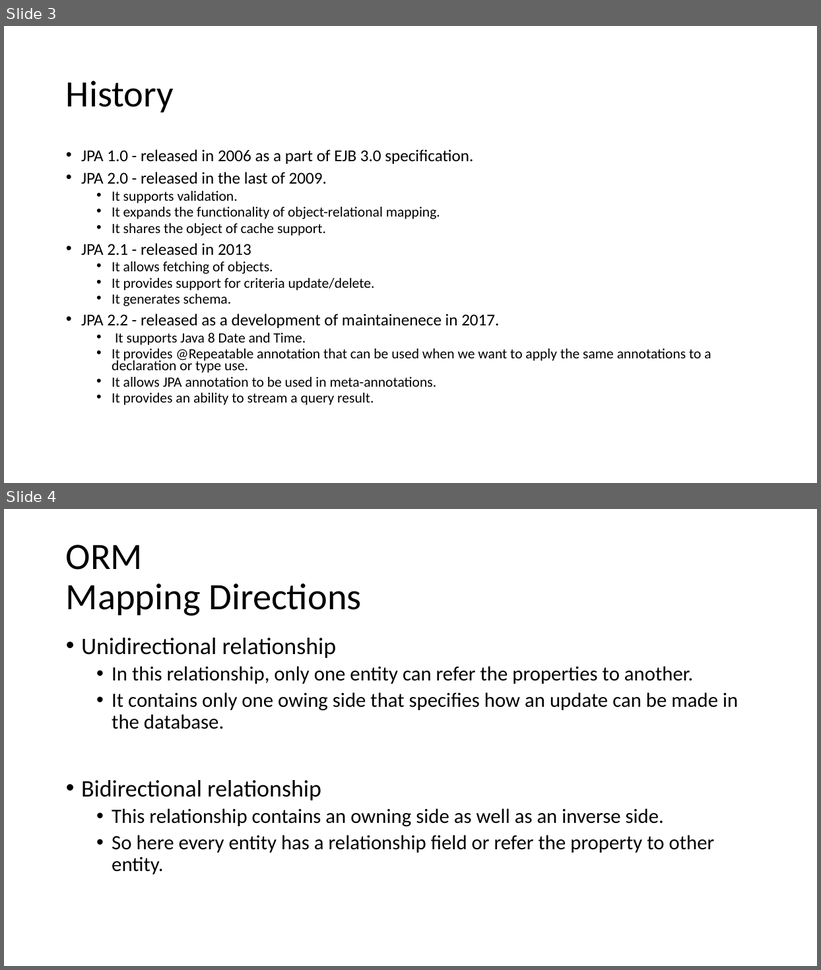
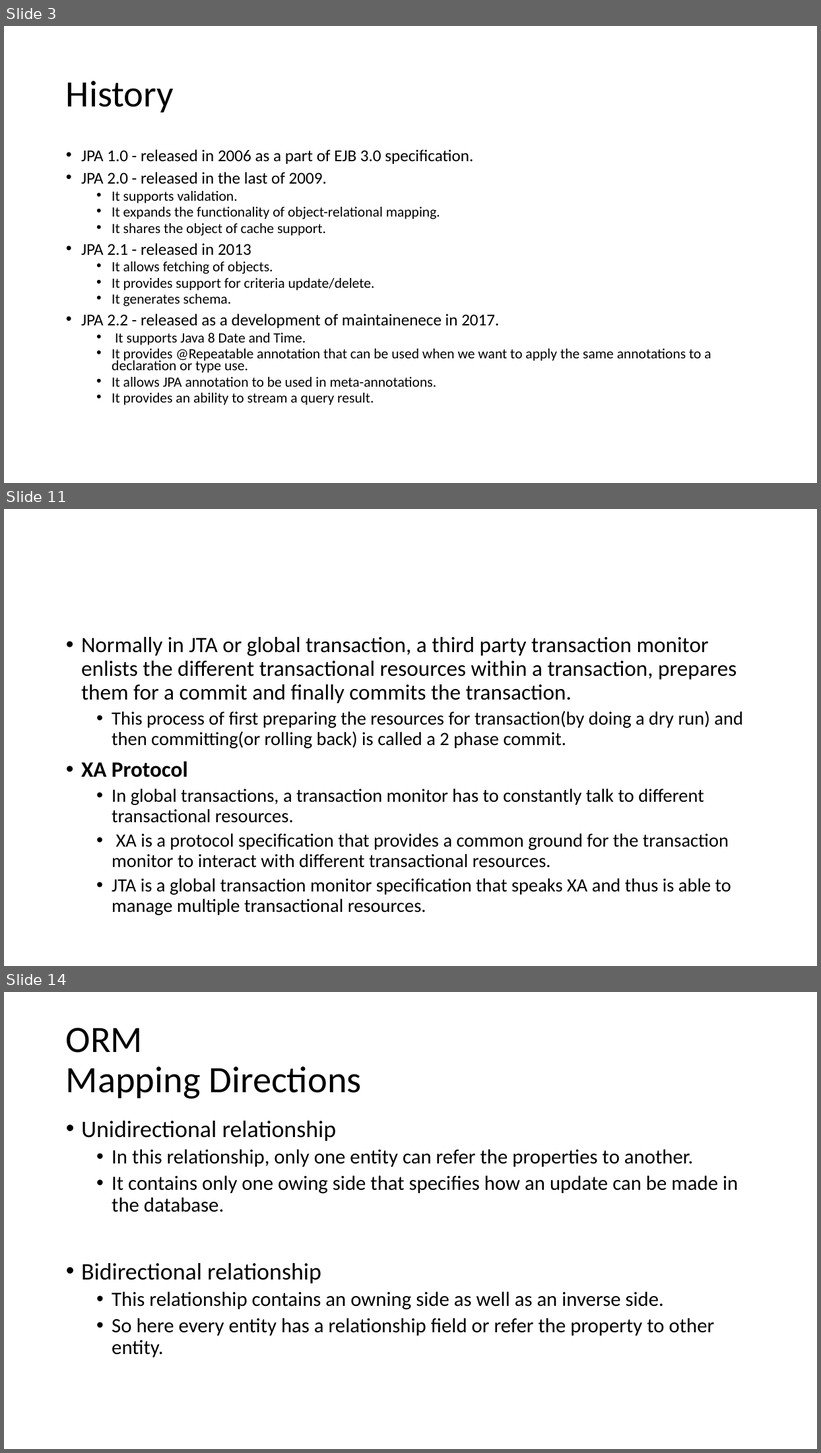
Before and after one commit to lawren43/mytest-repo, a slide deck: test-springmvc/doc/20181018-Spring JPA.pptx. Shown one above the other, each under a label of ours: slides 3 and 4 before the commit, slides 3, 11 and 14 after it; the slides between them are not shown. The pictures are 821x970 and 821x1453 pixels, drawn with LibreOffice and Linux fonts; fonts in the diff are those of the drawing. Boxes give left, top, right and bottom in pixels: in the first picture for what was removed or moved away, otherwise in the second. Text is boxed around its words. In the diff, an @@ line names an element or a change of style, - is before the commit and + after.

```diff
--- a/test-springmvc/doc/20181018-Spring JPA.pptx
+++ b/test-springmvc/doc/20181018-Spring JPA.pptx
@@ slide 11 added at (4, 509, 817, 966), background #FFFFFF @@
@@ text added at (81, 637, 743, 916), 22.2 pt, text #000000 @@
+• Normally in JTA or global transaction, a third party transaction monitor enlists the different transactional resources within a transaction, prepares them for a commit and finally commits the transaction.
+  • This process of first preparing the resources for transaction(by doing a dry run) and then committing(or rolling back) is called a 2 phase commit.
+• XA Protocol
+  • In global transactions, a transaction monitor has to constantly talk to different transactional resources.
+  • XA is a protocol specification that provides a common ground for the transaction monitor to interact with different transactional resources.
+  • JTA is a global transaction monitor specification that speaks XA and thus is able to manage multiple transactional resources.
@@ what was slide 4 is now slide 14 @@
```
Also in this commit, not shown: 2 slides changed, 13 other slides added, 1 slide removed, 3 other files.
